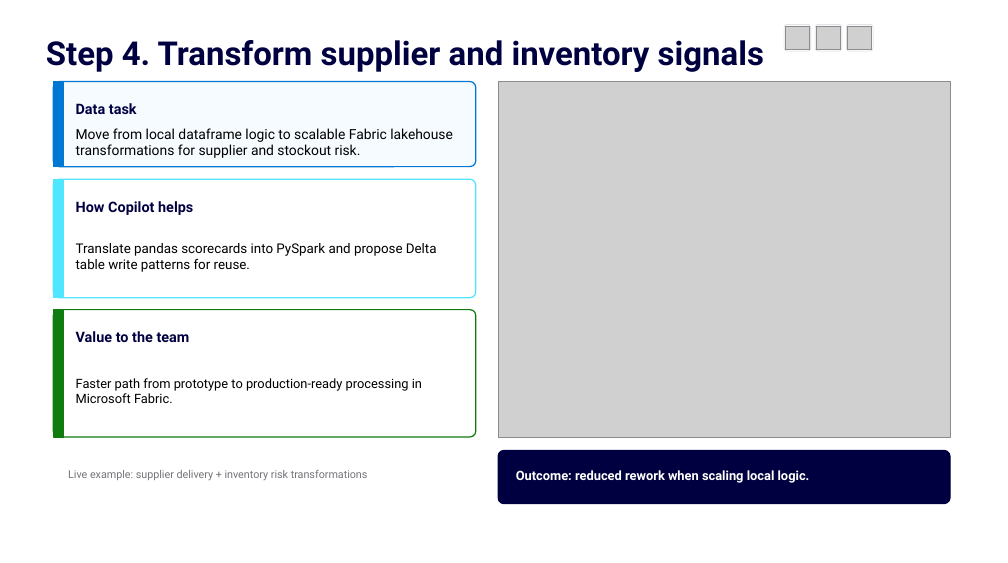
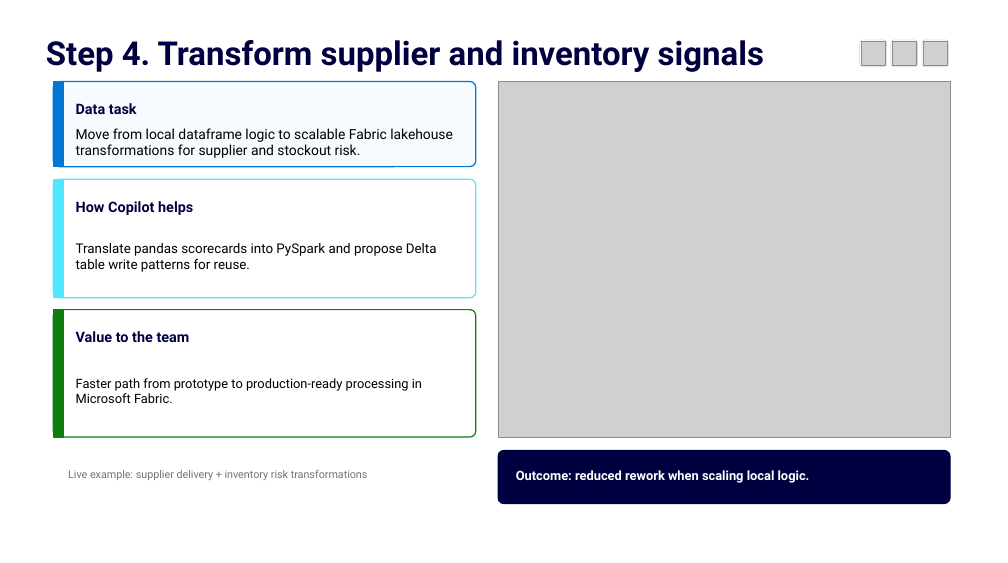
Before and after one commit to jordanbean-msft/github-copilot-for-data-professionals, a slide deck: slide 8 of deck/github-copilot-for-data-professionals.pptx. Drawn at 1008x563 pixels with LibreOffice and Linux fonts; fonts in the diff are those of the drawing; grey boxes stand for pictures; background and template pictures are left out. Boxes give left, top, right and bottom in pixels: in the first picture for what was removed or moved away, otherwise in the second. Text is boxed around its words. In the diff, an @@ line names an element or a change of style, - is before the commit and + after.

```diff
--- a/deck/github-copilot-for-data-professionals.pptx
+++ b/deck/github-copilot-for-data-professionals.pptx
@@ 3 pictures, 3 rounded rectangles moved together from (x1=784, y1=24, x2=873, y2=51) to (x1=860, y1=40, x2=949, y2=67) @@
```
Also in this commit, not shown: 10 other slides changed, 4 other files.
